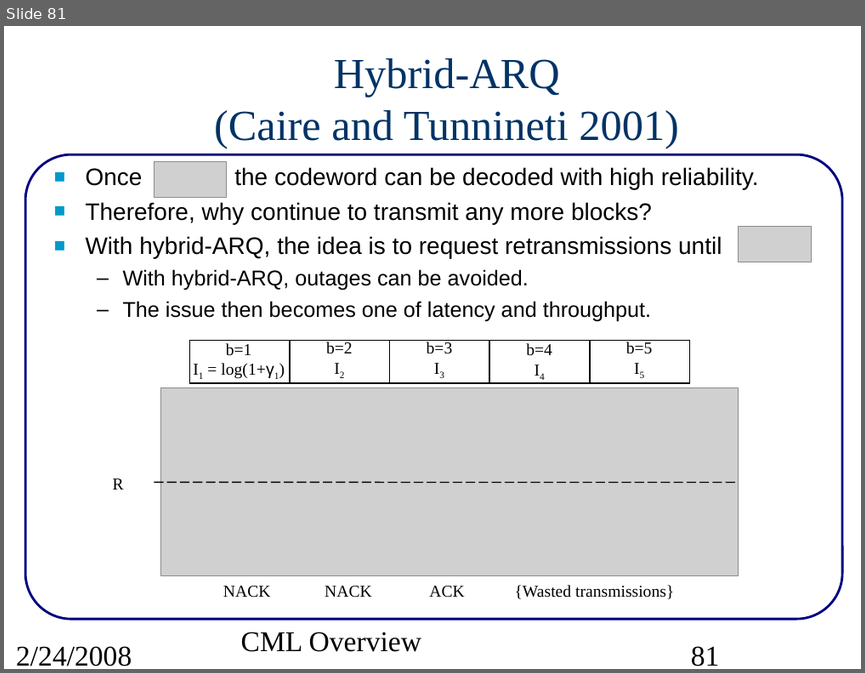
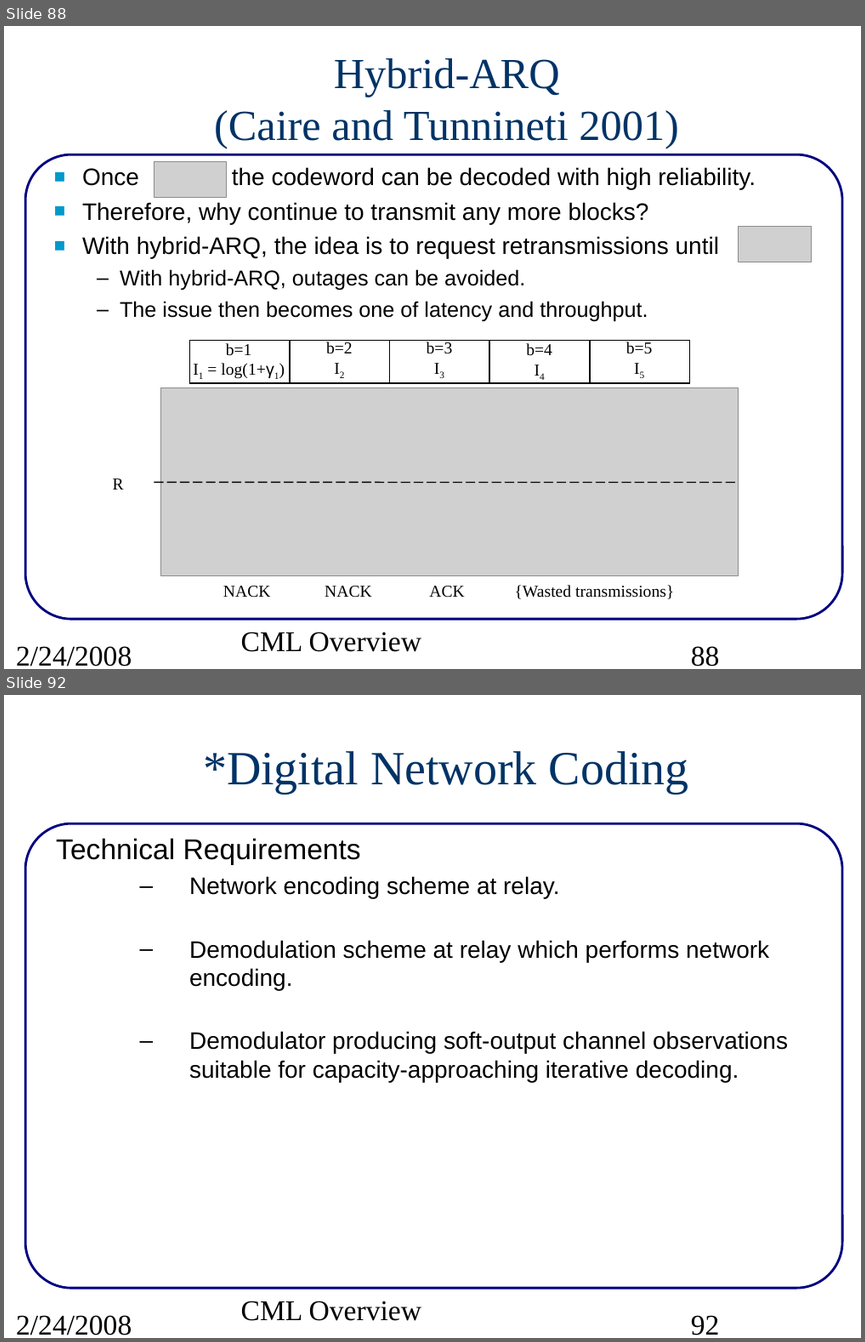
Before and after one commit to marcusmueller/iscml, a slide deck: pcs/projects/cml/doc/src/CMLoverview.ppt. Shown one above the other, each under a label of ours: slide 81 before the commit, slides 88 and 92 after it; the slides between them are not shown. The pictures are 865x673 and 865x1342 pixels, drawn with LibreOffice and Linux fonts; fonts in the diff are those of the drawing; grey boxes stand for pictures. Boxes give left, top, right and bottom in pixels: in the first picture for what was removed or moved away, otherwise in the second. Text is boxed around its words. In the diff, an @@ line names an element or a change of style, - is before the commit and + after.

```diff
--- a/pcs/projects/cml/doc/src/CMLoverview.ppt
+++ b/pcs/projects/cml/doc/src/CMLoverview.ppt
@@ slide 92 added at bbox=[4, 695, 861, 1338], background #FFFFFF; not listed: 1 template element that a slide beside it also shows @@
@@ title added at bbox=[203, 751, 689, 794], 40 pt, text #003366 @@
+*Digital Network Coding
@@ text added at bbox=[56, 838, 788, 1082], 20 pt, text #000000 @@
+Technical Requirements
+  – Network encoding scheme at relay.
+  – Demodulation scheme at relay which performs network encoding.
+  – Demodulator producing soft-output channel observations suitable for capacity-approaching iterative decoding.
@@ text added at bbox=[241, 1300, 421, 1321], 24 pt, text #000000 @@
+CML Overview
@@ text added at bbox=[16, 1315, 132, 1335], 24 pt, text #000000 @@
+2/24/2008
@@ page number added at bbox=[691, 1315, 720, 1335], 24 pt, text #000000 @@
+92
@@ what was slide 81 is now slide 88 @@
@@ slide 88 changed as well @@
@@ text "Once the codeword can be ..." at bbox=[82, 167, 755, 322]: indent changed @@
@@ page number at bbox=[691, 646, 720, 666]: text changed @@
-81
+88
```
Also in this commit, not shown: 91 other slides changed, 16 other slides added, 4 other files.
